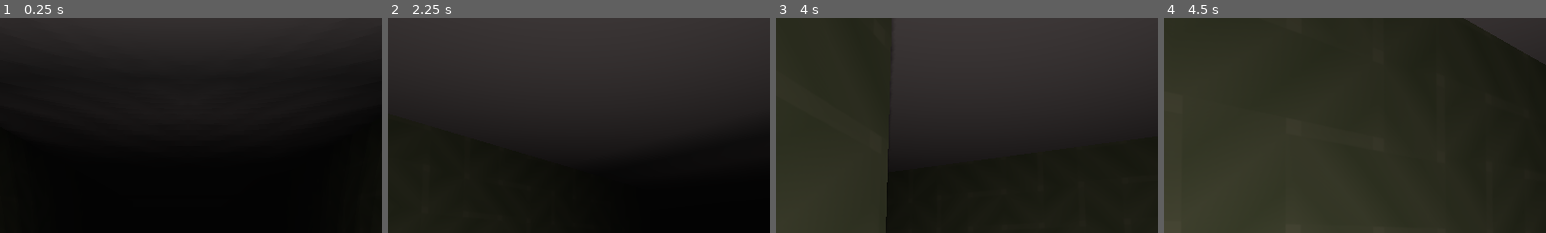
Above: before the commit, frames 1-4 (left to right).
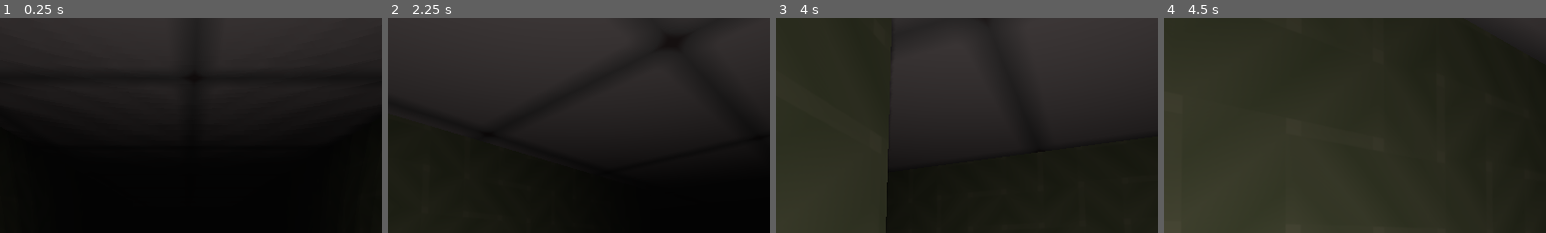
Above: after the commit, the same moments.

Repository: DucksAreMammals/Follow-The-Cat
Game: Godot game, scene res://Scenes/Game.tscn
The game is run twice, just before and just after one commit, with the same random seed, the same clock (stepped at 60 frames per second) and the same inputs.
Inputs (mouse positions are % of the whole screen's width and height, from its top left):
- Up to frame 1 (0.25 s): no input
- Up to frame 2 (2.25 s): tap Enter at 0.5 s; move the mouse to (49, 52) at 0.52 s; hold W (Forward) from 0.53 s (still down); move the mouse to (57, 51) at 1.27 s; move the mouse to (42, 49) at 2.02 s
- Up to frame 3 (4 s): move the mouse to (51, 50) at 2.77 s; release W (Forward) at 2.78 s; hold A (Left) 2.78-3.53 s; tap Space at 3.5 s; move the mouse to (46, 48) at 3.52 s; hold W (Forward) from 3.53 s (still down)
- Up to frame 4 (4.5 s): keep holding W (Forward); move the mouse to (55, 50) at 4.27 s
The pictures show only the part of the screen within x 25-75%, y 0-50%; the shares and areas given below are measured in that part.

The runs differ from the first frame. In frame 2, 0.5% of the frame differs, in the area x 70-79%, y 6-16%; in frame 3, 0.1%; in frame 4, less than 0.1%.

Commit message:
Changed ceiling material

Diff:
--- a/Source/Materials/Ceiling/Ceiling.tres
+++ b/Source/Materials/Ceiling/Ceiling.tres
@@ -1,7 +1,6 @@
-[gd_resource type="SpatialMaterial" load_steps=5 format=2]
-[ext_resource path="Ceiling_albedo.png" type="Texture" id=1]
+[gd_resource type="SpatialMaterial" load_steps=2 format=2]
+
+[ext_resource path="res://Materials/Ceiling/Ceiling_albedo.png" type="Texture" id=1]
+
 [resource]
-albedo_color = Color(1, 1, 1, 1)
 albedo_texture = ExtResource( 1 )
-metallic = 0
-roughness = 1
Binary file changed: Source/Materials/Ceiling/Ceiling_albedo.png
Not shown, changed: Assets/Material Maker/Ceiling.ptex
